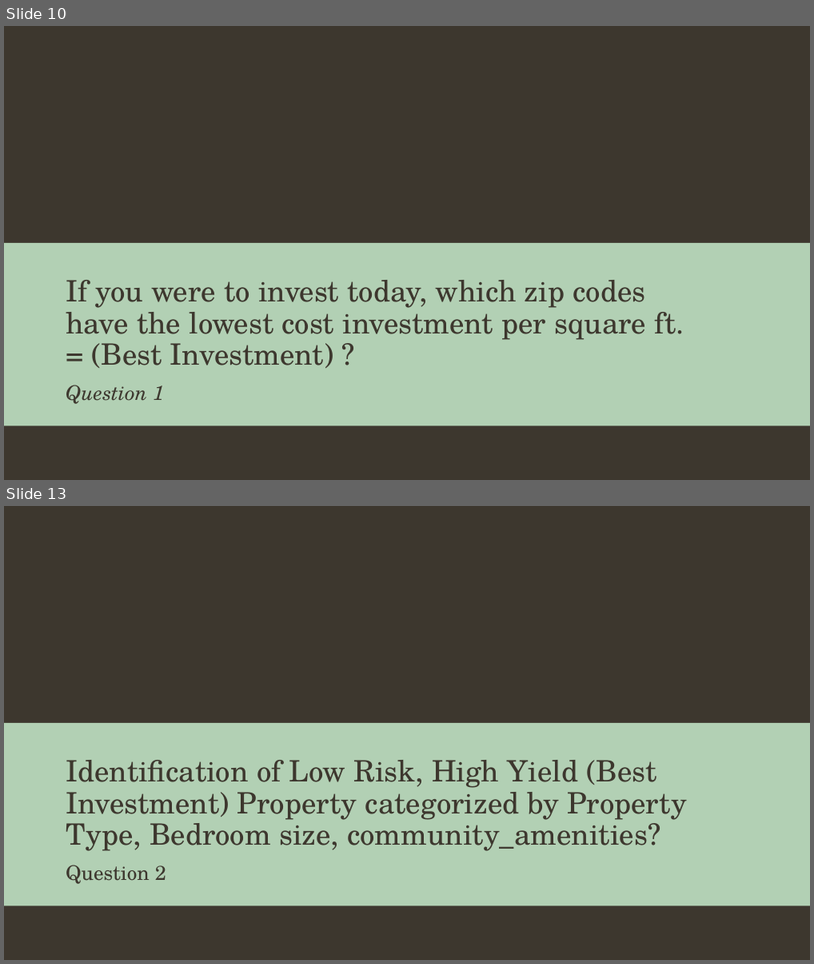
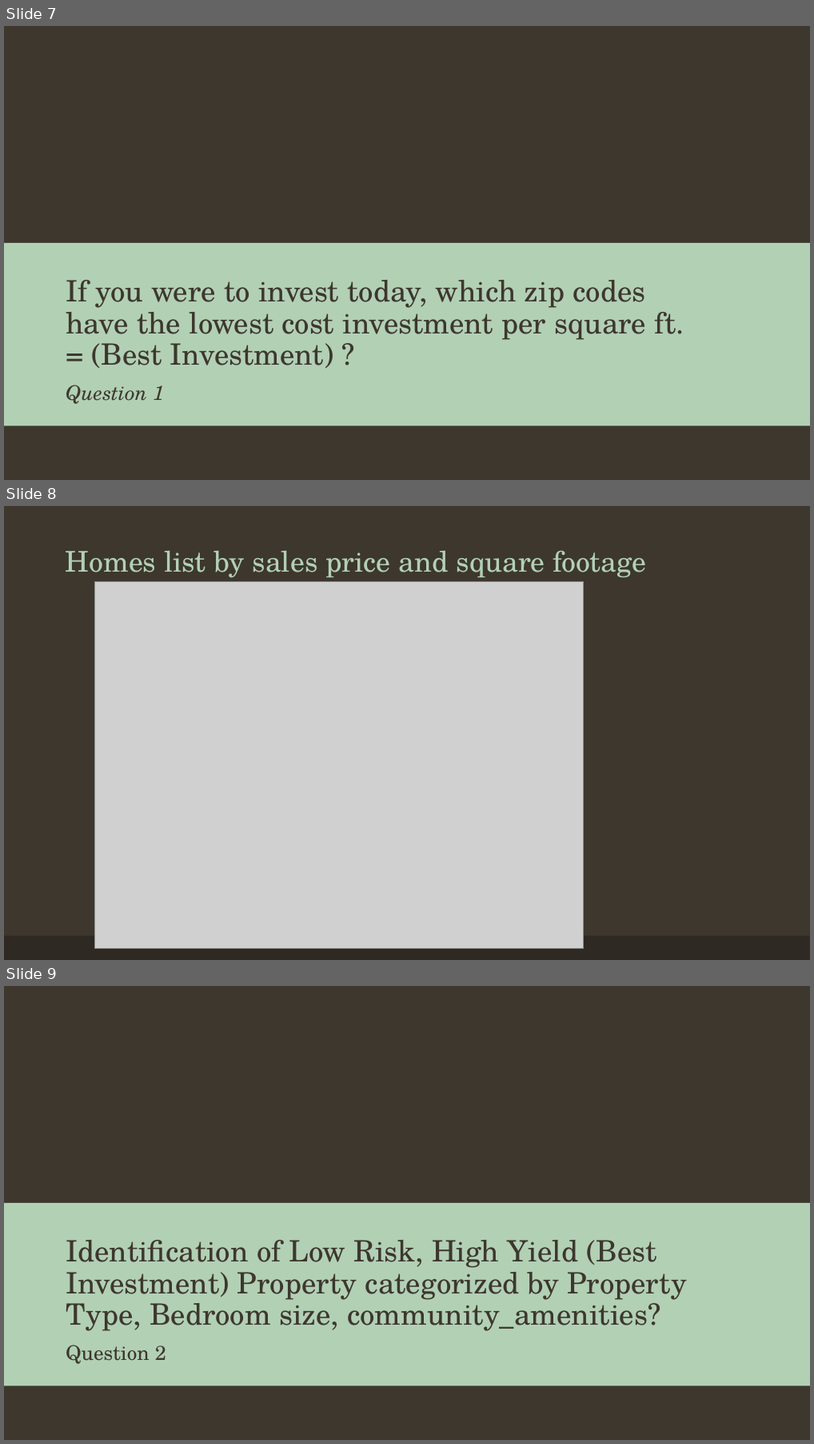
Before and after one commit to ashnikzad/AZ-Real-Estate-Analyisis, a slide deck: Team 2 Presentation.pptx. Shown one above the other, each under a label of ours: slides 10 and 13 before the commit, slides 7, 8 and 9 after it; the slides between them are not shown. The pictures are 814x964 and 814x1444 pixels, drawn with LibreOffice and Linux fonts; fonts in the diff are those of the drawing; grey boxes stand for pictures; background and template pictures are left out. Boxes give left, top, right and bottom in pixels: in the first picture for what was removed or moved away, otherwise in the second. Text is boxed around its words. In the diff, an @@ line names an element or a change of style, - is before the commit and + after.

```diff
--- a/Team 2 Presentation.pptx
+++ b/Team 2 Presentation.pptx
@@ slide 8 added at (4,506,810,960), background #3D372E @@
@@ title added at (66,551,647,578), 34 pt, text #B2D0B4 @@
+Homes list by sales price and square footage
@@ picture added at (94,582,584,948) @@
@@ rectangle added at (4,936,810,960), fill #2E2923 @@
@@ what was slide 10 is now slide 7 @@
@@ what was slide 13 is now slide 9 @@
```
Also in this commit, not shown: 5 slides changed, 6 other slides added, 12 slides removed.
